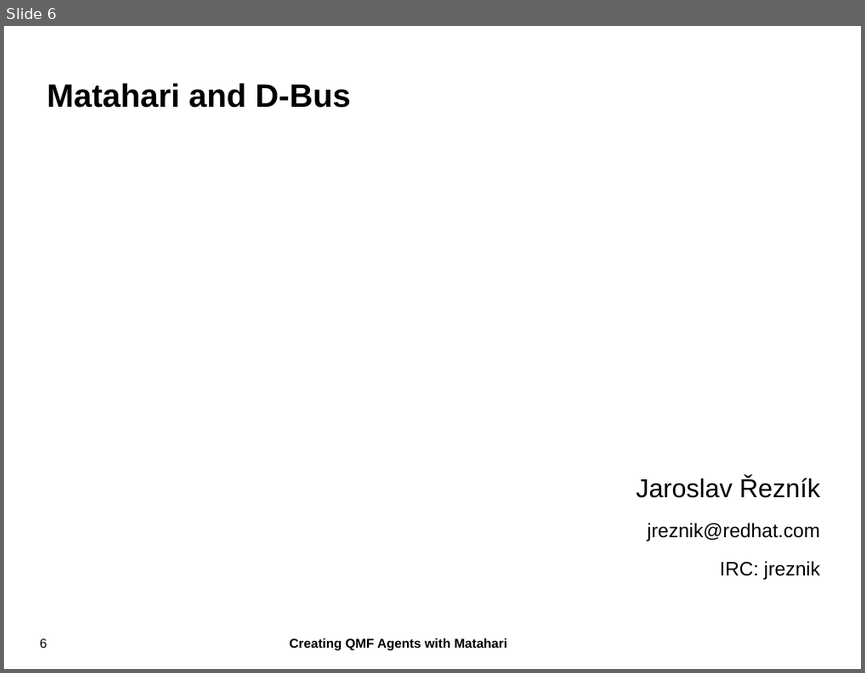
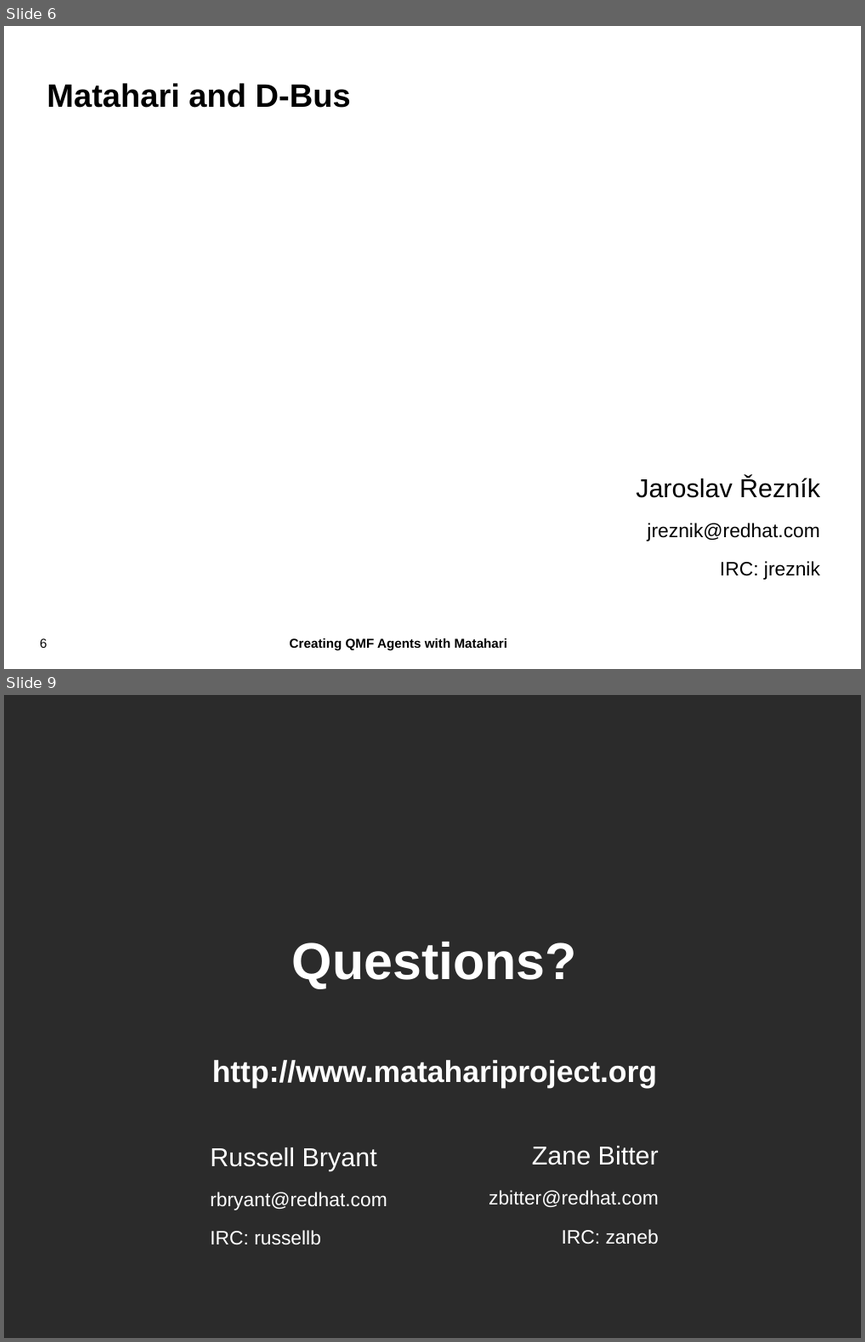
Before and after one commit to zaneb/presentations, a slide deck: Matahari-2011-10-12.odp. Shown one above the other, each under a label of ours: slide 6 before the commit, slides 6 and 9 after it; the slides between them are not shown. The pictures are 865x673 and 865x1342 pixels, drawn with LibreOffice and Linux fonts; fonts in the diff are those of the drawing; background and template pictures are left out; a plain dark background stands for a picture behind light text. Boxes give left, top, right and bottom in pixels: in the first picture for what was removed or moved away, otherwise in the second. Text is boxed around its words. In the diff, an @@ line names an element or a change of style, - is before the commit and + after.

```diff
--- a/Matahari-2011-10-12.odp
+++ b/Matahari-2011-10-12.odp
@@ slide 9 added at box(4, 695, 861, 1338), background picture (left out) @@
@@ subtitle added at box(212, 941, 657, 1088), 28 pt, text #FFFFFF, bold @@
+Questions?
+http://www.matahariproject.org
@@ text added at box(210, 1147, 387, 1245), 18 pt, text #FFFFFF @@
+Russell Bryant
+rbryant@redhat.com
+IRC: russellb
@@ text added at box(488, 1145, 658, 1244), 18 pt, text #FFFFFF @@
+Zane Bitter
+zbitter@redhat.com
+IRC: zaneb
```
Also in this commit, not shown: 2 slides changed, 1 other slide added, 1 slide removed.
